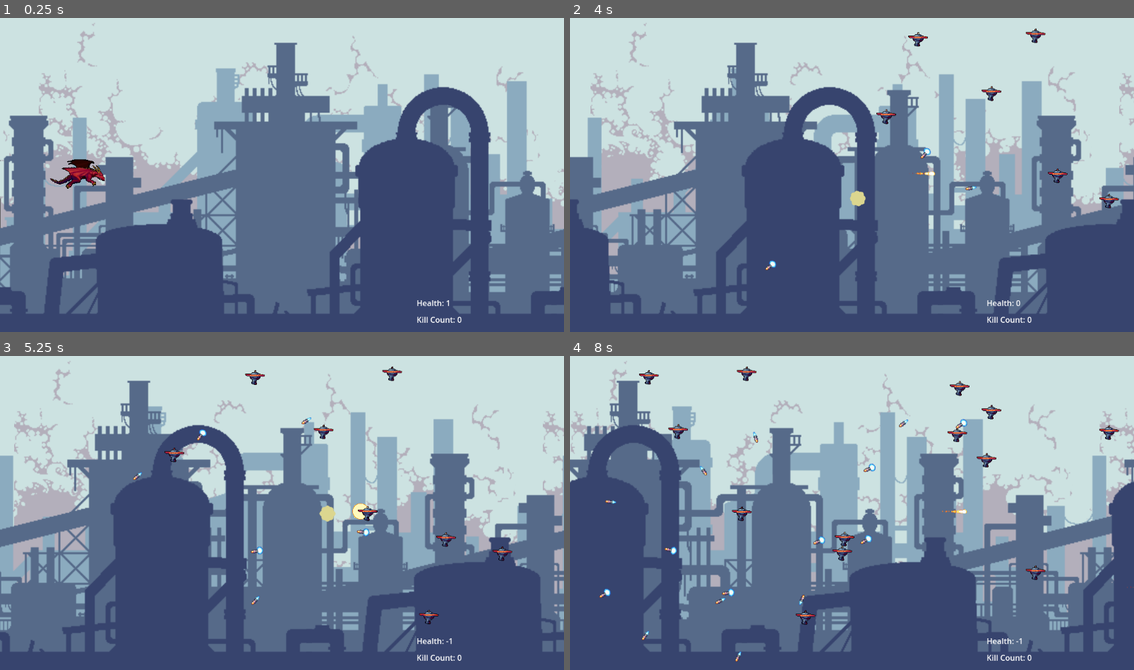
Above: before the commit, frames 1-4 (two rows, left to right).
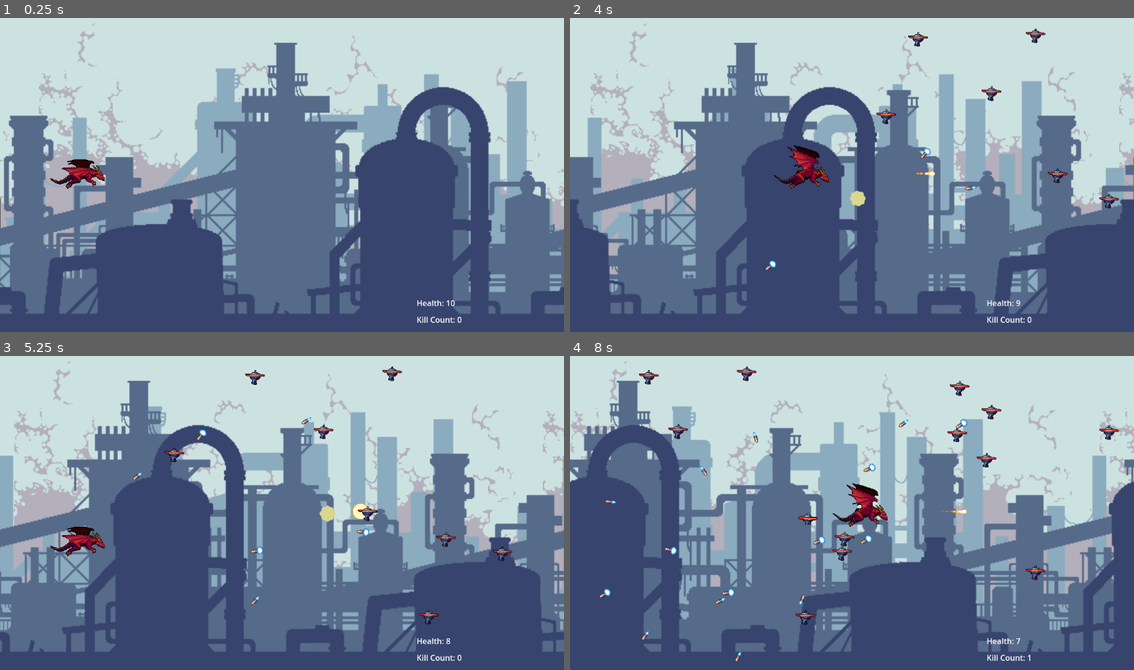
Above: after the commit, the same moments.

Repository: NeptuneSyInAteneo/ISCS-gamedev-space-shooter
Game: Godot game, scene res://gameScene.tscn
Same seed, same stepped clock (60 frames per second), same inputs: the game is played once before the commit and once after it.
Inputs:
- Up to frame 1 (0.25 s): no input
- Up to frame 2 (4 s): hold Right (ui_right) 0.53-1.28 s; tap Space (ui_select) at 0.77, 1.52, 3.02, 3.77 s; hold Down (ui_down) 1.28-2.03 s; hold Right (ui_right) 2.03-2.78 s; hold Up (ui_up) 2.78-3.53 s; hold Left (ui_left) from 3.53 s (still down)
- Up to frame 3 (5.25 s): tap R (reset, bound only after the commit) at 4.15 s; tap Space (ui_select) at 4.52 s; release Left (ui_left) at 5.03 s; hold Down (ui_down) from 5.03 s (still down)
- Up to frame 4 (8 s): release Down (ui_down) at 5.78 s; hold Right (ui_right) 5.78-6.53 s; tap Space (ui_select) at 6.02, 6.77, 7.52 s; hold Up (ui_up) 6.53-7.28 s; hold Right (ui_right) from 7.28 s (still down)

The runs differ from the first frame. In frame 1, less than 0.1% of the frame differs, in the area x 79-81%, y 89-92%; in frame 2, 0.6%; in frame 3, 0.5%; in frame 4, 0.7%, in the area x 28-82%, y 40-98%.

Commit message:
Game reset implemented

Diff:
--- a/gameGlobalScript.gd
+++ b/gameGlobalScript.gd
@@ -11,7 +11,7 @@
 var enemy1 = preload("res://enemy.tscn")
 var missile = preload("res://enemy_bullet.tscn")
 
-var player_health = 1
+var player_health = 10
 var kill_count = 0
 var game_on = true
 
@@ -29,6 +29,11 @@
 			$player/bounding_box.queue_free()
 			$player/hurt.queue_free()
 			game_on = false
+	else:
+
+		if Input.is_action_pressed("reset"):
+			get_tree().reload_current_scene()
+
 	pass
 
 func on_player_laser_shot(laser_scene, location):
--- a/player_health.gd
+++ b/player_health.gd
@@ -1,6 +1,7 @@
 extends RichTextLabel
 
 var template = "Health: "
+var label = ""
 @onready var global = $"../.."
 # Called when the node enters the scene tree for the first time.
 func _ready() -> void:
@@ -9,6 +10,9 @@
 
 # Called every frame. 'delta' is the elapsed time since the previous frame.
 func _process(delta: float) -> void:
-	var text = str(template, str(global.player_health))
-	self.text = text
+	if global.player_health > 0:
+		label = str(template, str(global.player_health))
+	else:
+		label = str("GAME OVER. PRESS R TO RELOAD")
+	self.text = label
 	pass
--- a/project.godot
+++ b/project.godot
@@ -15,6 +15,14 @@
 config/features=PackedStringArray("4.3", "GL Compatibility")
 config/icon="res://icon.svg"
 
+[input]
+
+reset={
+"deadzone": 0.5,
+"events": [Object(InputEventKey,"resource_local_to_scene":false,"resource_name":"","device":-1,"window_id":0,"alt_pressed":false,"shift_pressed":false,"ctrl_pressed":false,"meta_pressed":false,"pressed":false,"keycode":0,"physical_keycode":82,"key_label":0,"unicode":114,"location":0,"echo":false,"script":null)
+]
+}
+
 [rendering]
 
 renderer/rendering_method="gl_compatibility"
